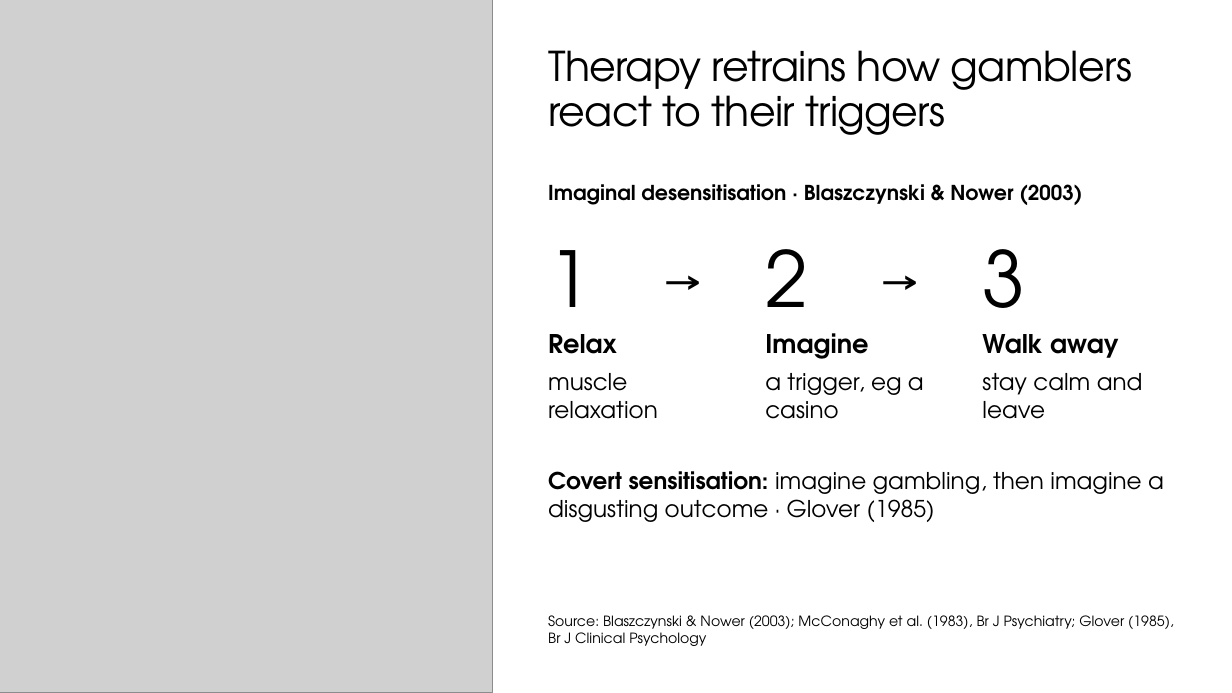
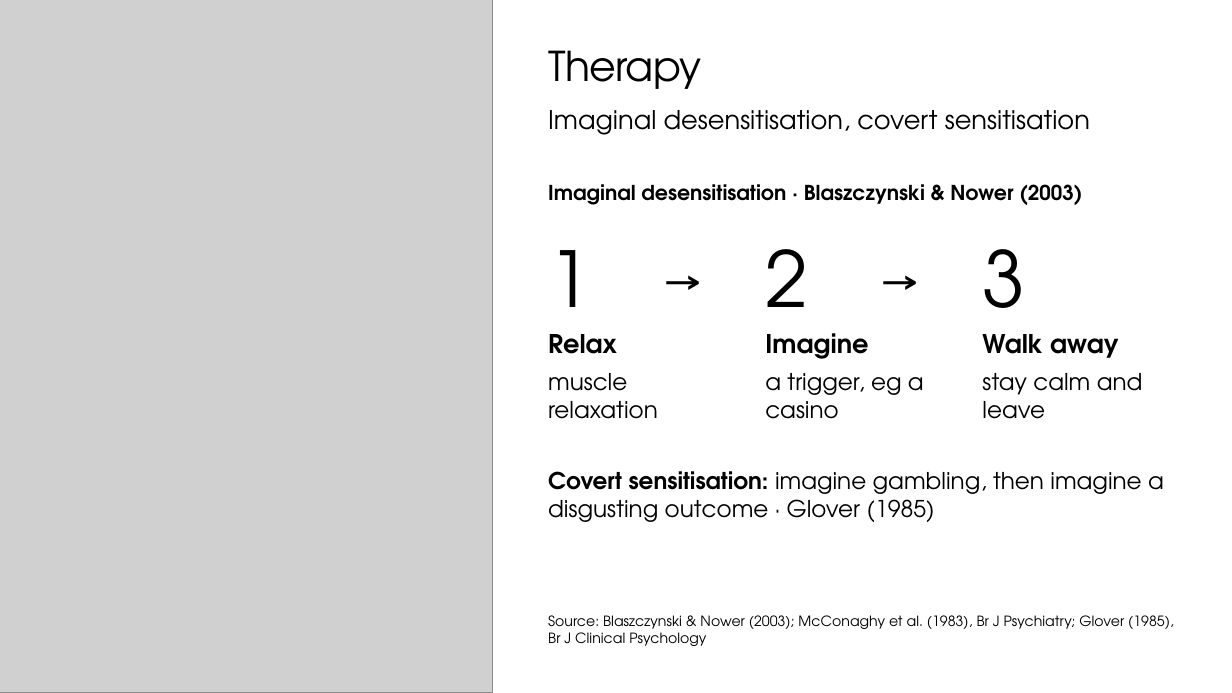
Before and after one commit to matisqaceme/Study, a slide deck: slide 6 of psychology/gambling-disorder/Gambling_Disorder_9990.pptx. Drawn at 1232x693 pixels with LibreOffice and Linux fonts; fonts in the diff are those of the drawing; grey boxes stand for pictures. Boxes give left, top, right and bottom in pixels: in the first picture for what was removed or moved away, otherwise in the second. Text is boxed around its words. In the diff, an @@ line names an element or a change of style, - is before the commit and + after.

```diff
--- a/psychology/gambling-disorder/Gambling_Disorder_9990.pptx
+++ b/psychology/gambling-disorder/Gambling_Disorder_9990.pptx
@@ title removed at [548,50,1132,135] @@
-Therapy retrains how gamblers react to their triggers
@@ text added at [548,110,1090,135], 20 pt, text #000000 @@
+Imaginal desensitisation, covert sensitisation
```
Also in this commit, not shown: 5 other slides changed, 1 other file.
